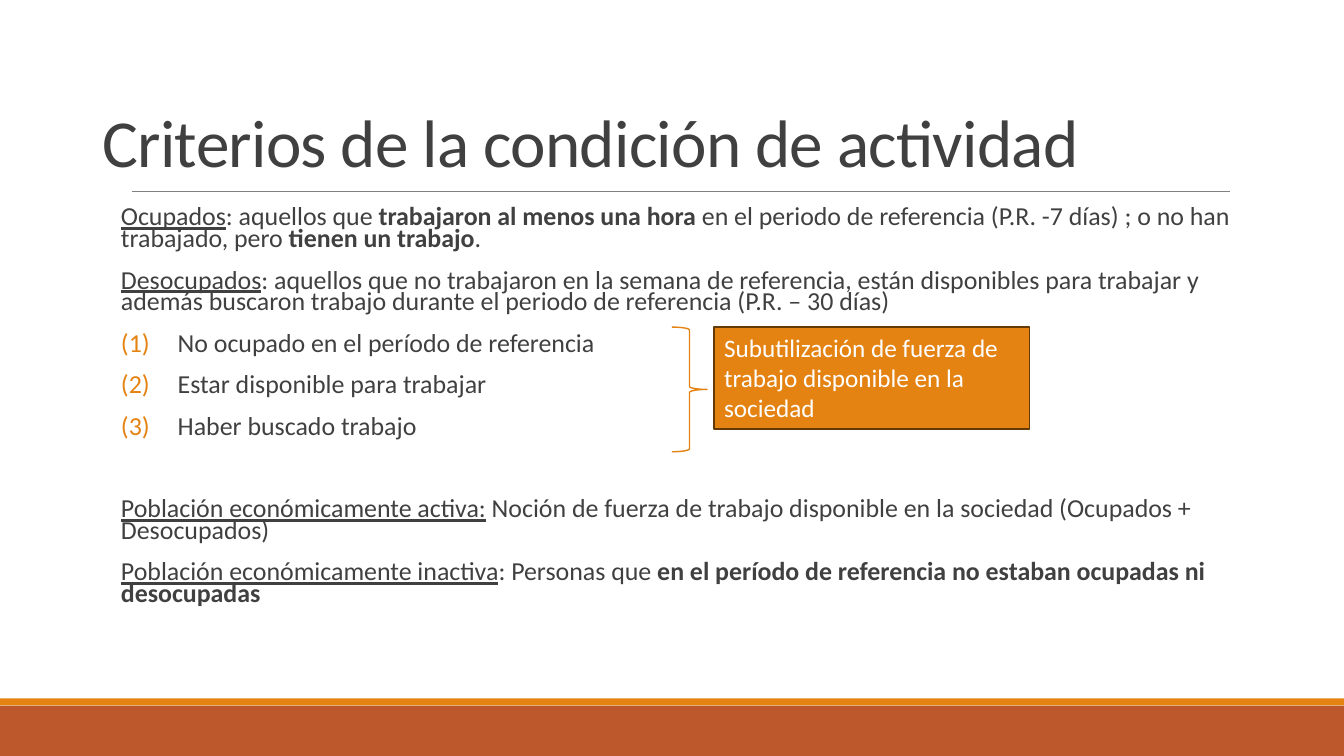
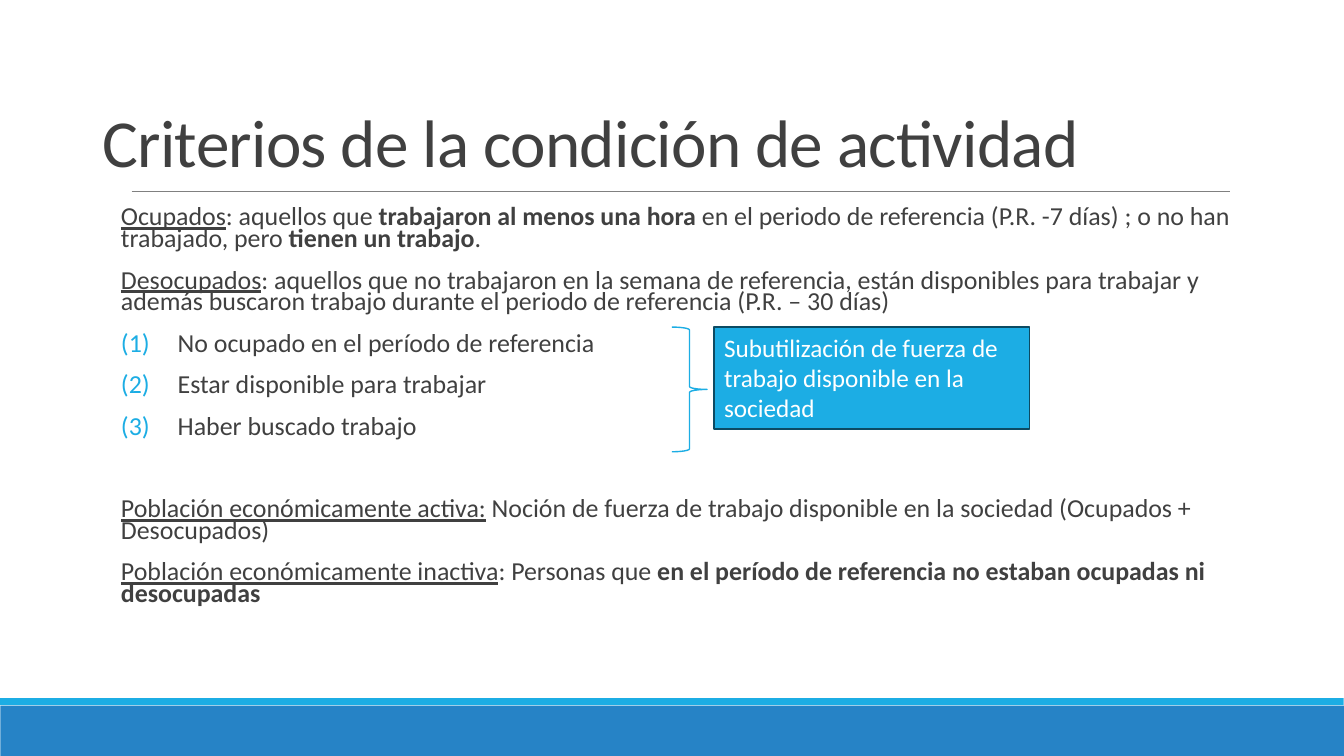
Before and after one commit to ceped-fce-uba/curso_aset, a slide deck: slide 12 of Clase 2 - EPH e Intro a Tidyverse/Presentación EPH.pptx. Drawn at 1344x756 pixels with LibreOffice and Linux fonts; fonts in the diff are those of the drawing. Boxes give left, top, right and bottom in pixels: in the first picture for what was removed or moved away, otherwise in the second. Text is boxed around its words. In the diff, an @@ line names an element or a change of style, - is before the commit and + after.

```diff
--- a/Clase 2 - EPH e Intro a Tidyverse/Presentación EPH.pptx
+++ b/Clase 2 - EPH e Intro a Tidyverse/Presentación EPH.pptx
@@ right brace at box(673, 328, 708, 453): outline #E48312 1 pt to #1CADE4 1 pt @@
@@ rectangle "Subutilización de fuerza de trabajo ..." at box(715, 328, 1030, 430): fill #E48312 to #1CADE4; outline #643908 1.25 pt to #0C4C64 1.25 pt @@
@@ rectangle at box(0, 706, 1344, 756): fill #BD582C to #2683C6 @@
@@ rectangle at box(0, 699, 1344, 706): fill #E48312 to #1CADE4 @@
```
Also in this commit, not shown: 22 other slides changed, 3 other files.
